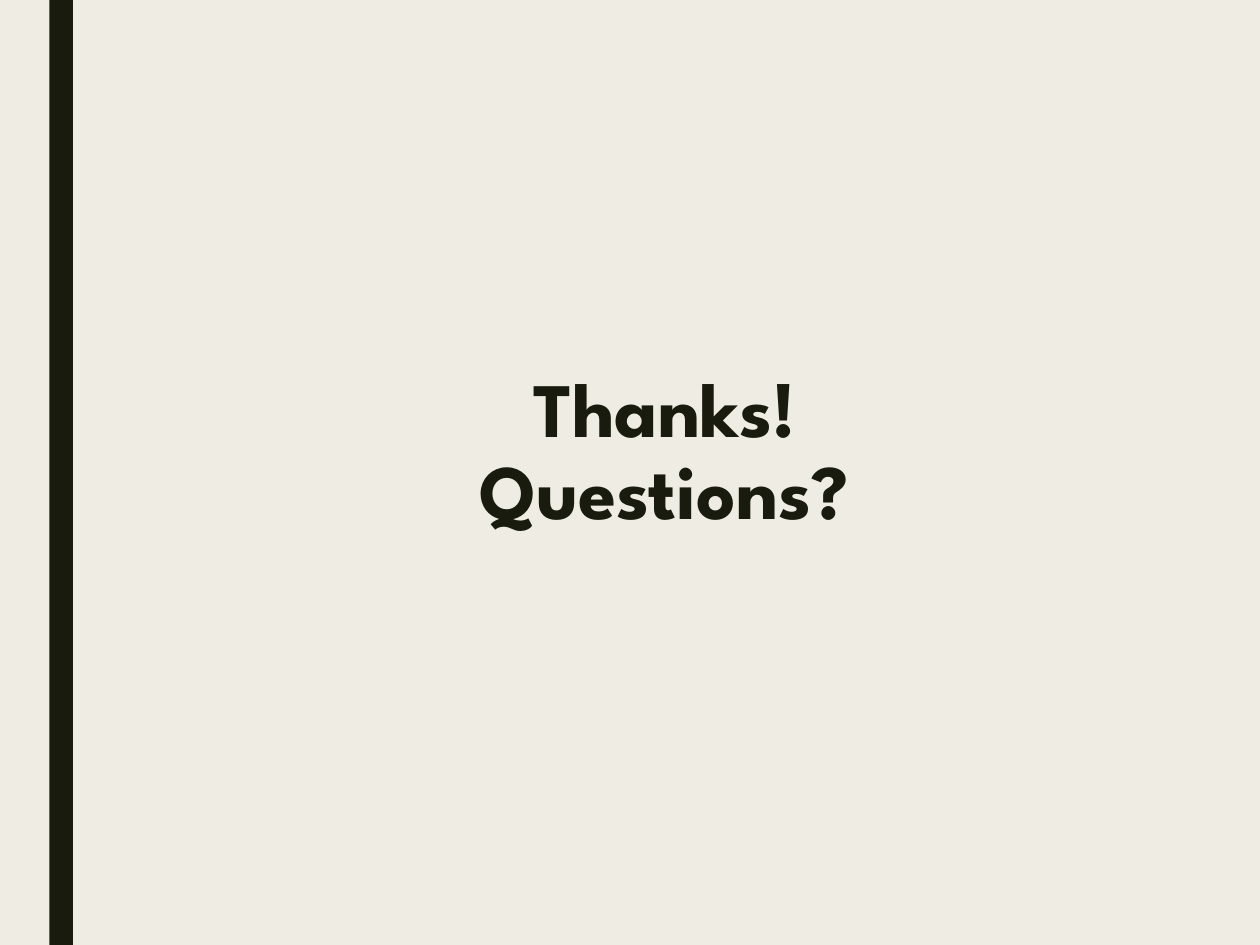
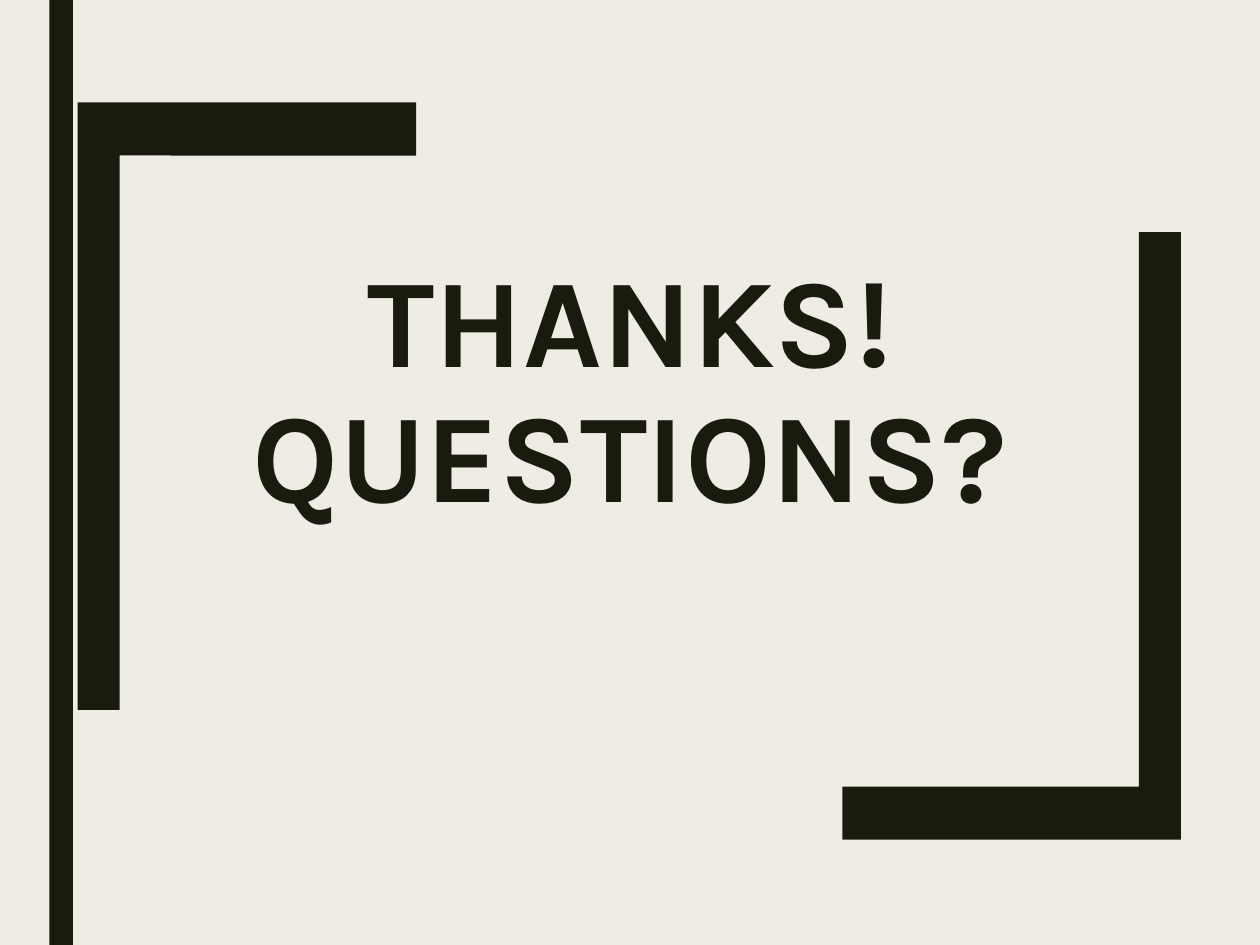
Before and after one commit to SamChami/Tongue-and-Cheek, a slide deck: slide 9 of docs/TongueAndCheek.pptx. Drawn at 1260x945 pixels with LibreOffice and Linux fonts; fonts in the diff are those of the drawing; background and template pictures are left out. Boxes give left, top, right and bottom in pixels: in the first picture for what was removed or moved away, otherwise in the second. Text is boxed around its words. In the diff, an @@ line names an element or a change of style, - is before the commit and + after.

```diff
--- a/docs/TongueAndCheek.pptx
+++ b/docs/TongueAndCheek.pptx
@@ freeform shape added at (x1=78, y1=102, x2=417, y2=709), fill #191B0E @@
@@ rectangle added at (x1=120, y1=156, x2=1139, y2=786), fill #EFEDE3 at 80% opacity @@
@@ freeform shape added at (x1=843, y1=232, x2=1182, y2=839), fill #191B0E @@
@@ title "THANKS! QUESTIONS?" at (x1=253, y1=283, x2=1007, y2=525): vertical alignment top to bottom @@
@@ title at (x1=253, y1=283, x2=1007, y2=525): text changed; size 44 to 72 pt; font League Spartan to Karla @@
-Thanks!
-Questions?
+THANKS!
+QUESTIONS?
```
Also in this commit, not shown: 7 other slides changed, 1 slide added, 1 slide removed.
